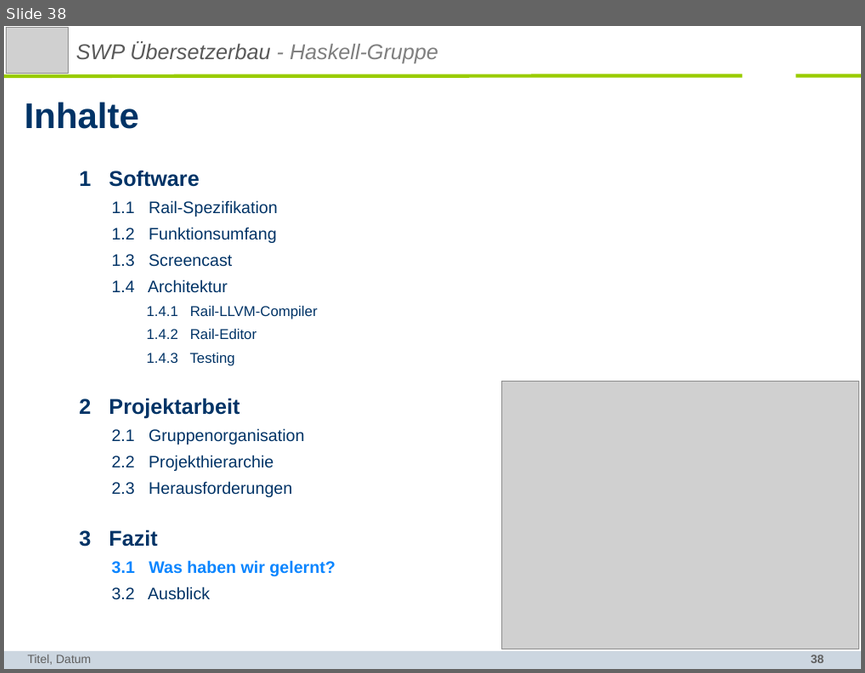
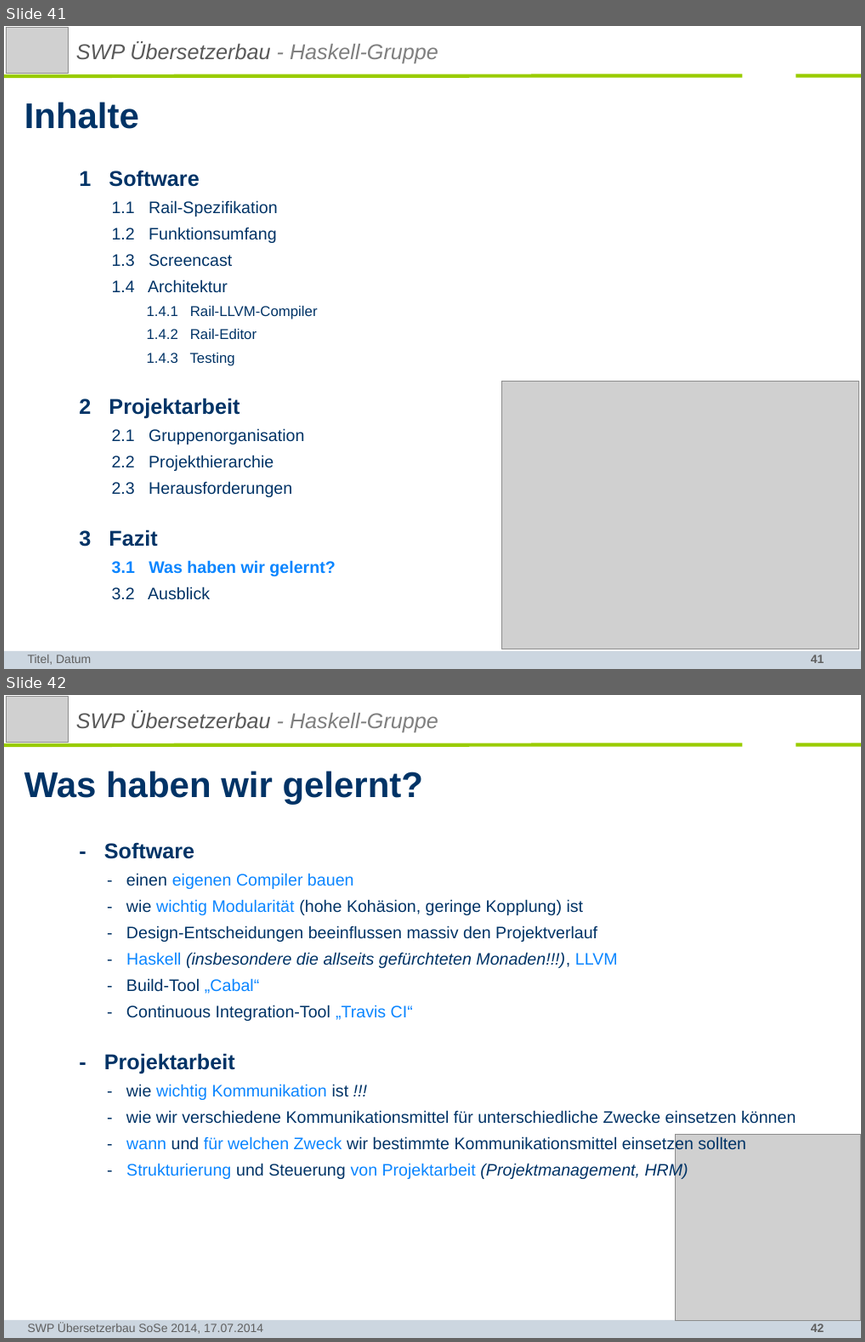
Before and after one commit to SWP-Ubau-SoSe2014-Haskell/SWPSoSe14, a slide deck: documentation/SWPSoSe14MS3.ppt. Shown one above the other, each under a label of ours: slide 38 before the commit, slides 41 and 42 after it. The pictures are 865x673 and 865x1342 pixels, drawn with LibreOffice and Linux fonts; fonts in the diff are those of the drawing; grey boxes stand for pictures; background and template pictures are left out. Boxes give left, top, right and bottom in pixels: in the first picture for what was removed or moved away, otherwise in the second. Text is boxed around its words. In the diff, an @@ line names an element or a change of style, - is before the commit and + after.

```diff
--- a/documentation/SWPSoSe14MS3.ppt
+++ b/documentation/SWPSoSe14MS3.ppt
@@ slide 42 added at (4,695,861,1338), background #FFFFFF; not listed: 4 template elements that a slide beside it also shows @@
@@ picture added at (7,697,69,742) @@
@@ text added at (76,711,438,732), 18 pt, text #595959, italic @@
+SWP Übersetzerbau - Haskell-Gruppe
@@ title added at (24,771,423,805), 30 pt, text #003366, bold @@
+Was haben wir gelernt?
@@ text added at (104,842,795,1179), 14 pt, text #003366 @@
+- Software
+- einen eigenen Compiler bauen
+- wie wichtig Modularität (hohe Kohäsion, geringe Kopplung) ist
+- Design-Entscheidungen beeinflussen massiv den Projektverlauf
+- Haskell (insbesondere die allseits gefürchteten Monaden!!!), LLVM
+- Build-Tool „Cabal“
+- Continuous Integration-Tool „Travis CI“
+- Projektarbeit
+- wie wichtig Kommunikation ist !!!
+- wie wir verschiedene Kommunikationsmittel für unterschiedliche Zwecke einsetzen können
+- wann und für welchen Zweck wir bestimmte Kommunikationsmittel einsetzen sollten
+- Strukturierung und Steuerung von Projektarbeit (Projektmanagement, HRM)
@@ picture added at (675,1134,861,1320) @@
@@ text added at (28,1322,263,1333), 10 pt, text #5F5F5F @@
+SWP Übersetzerbau SoSe 2014, 17.07.2014
@@ what was slide 38 is now slide 41 @@
@@ page number at (811,654,824,663): text changed @@
-38
+41
```
Also in this commit, not shown: 7 slides changed, 5 other slides added, 4 slides removed.
